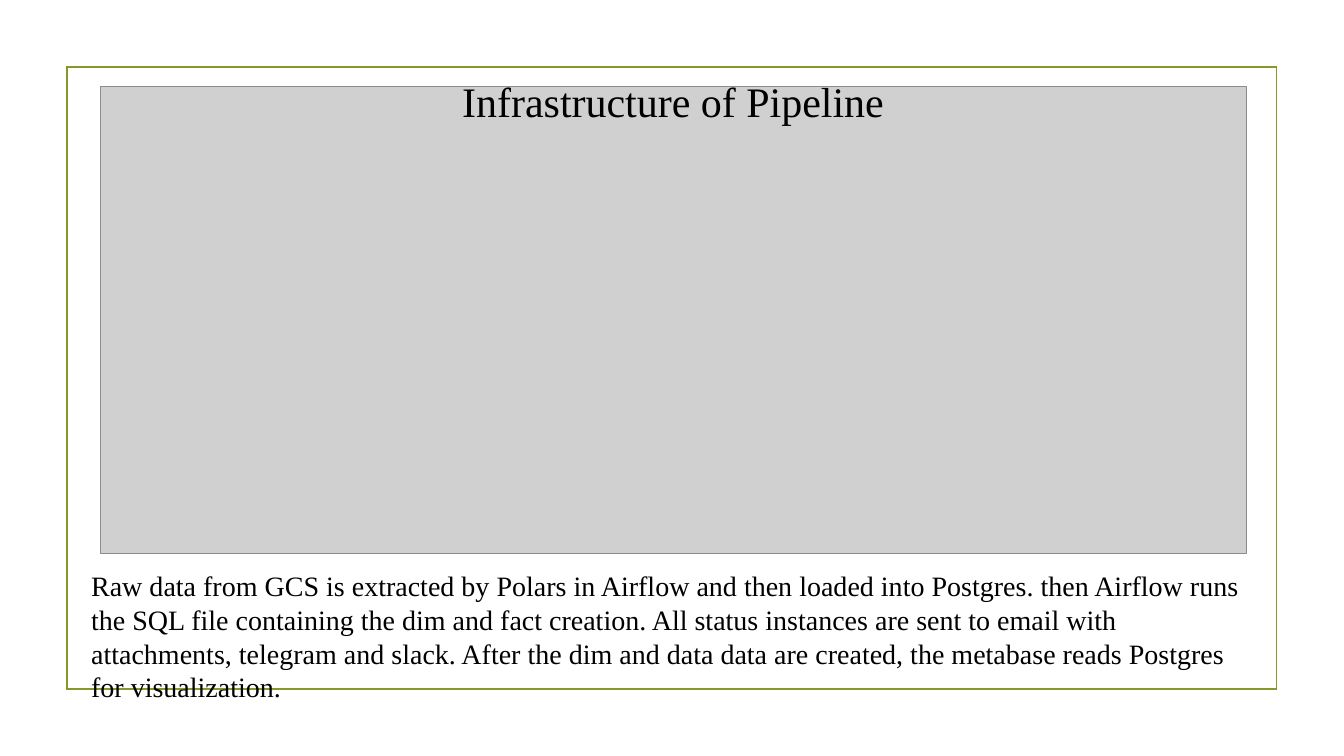
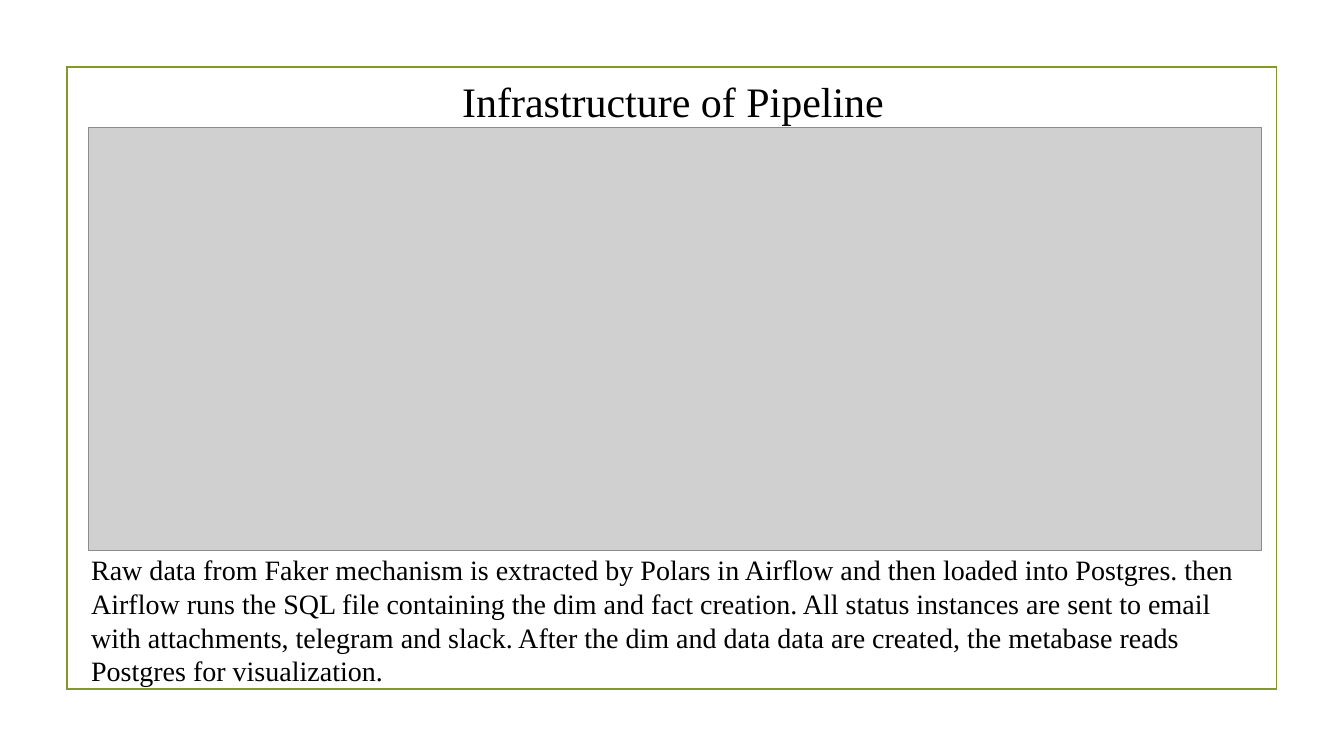
Before and after one commit to MuhammadMuhidin/DataCraft-ELT-Kimball-Modeling-with-Visual-Metabase, a slide deck: slide 2 of DataCraft ELT Kimball Modeling with Visual Metabase.pptx. Drawn at 1344x756 pixels with LibreOffice and Linux fonts; fonts in the diff are those of the drawing; grey boxes stand for pictures; background and template pictures are left out. Boxes give left, top, right and bottom in pixels: in the first picture for what was removed or moved away, otherwise in the second. Text is boxed around its words. In the diff, an @@ line names an element or a change of style, - is before the commit and + after.

```diff
--- a/DataCraft ELT Kimball Modeling with Visual Metabase.pptx
+++ b/DataCraft ELT Kimball Modeling with Visual Metabase.pptx
@@ picture: place and size @@
-picture at <box>101,87,1246,554</box>
+picture at <box>89,128,1262,552</box>
@@ text at <box>91,560,1232,687</box>: text changed @@
-Raw data from GCS is extracted by Polars in Airflow and then loaded into Postgres. then Airflow runs the SQL file containing the dim and fact creation. All status instances are sent to email with attachments, telegram and slack. After the dim and data data are created, the metabase reads Postgres for visualization.
+Raw data from Faker mechanism is extracted by Polars in Airflow and then loaded into Postgres. then Airflow runs the SQL file containing the dim and fact creation. All status instances are sent to email with attachments, telegram and slack. After the dim and data data are created, the metabase reads Postgres for visualization.
```
Also in this commit, not shown: 1 slide added, 1 slide removed.
